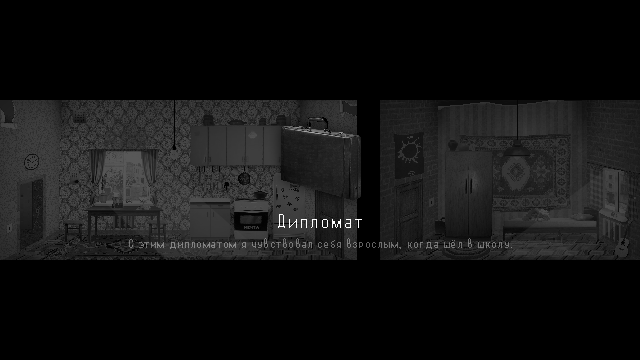
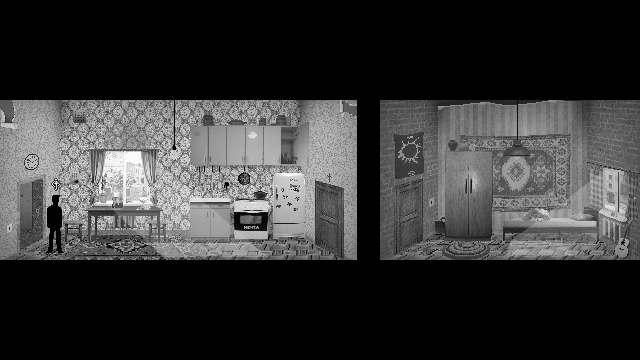
Comparing the layer stacks of the two 640×360 images. Changes:
added group "ЗНАКИ" with 4 layers above "ПРИМА" over 46, 178, 64, 253
added layer "вперёд" (65%) in group "ЗНАКИ" over 53, 180, 60, 190
added layer "глазз" (65%) in group "ЗНАКИ" over 51, 180, 61, 188
added layer "ЗНАК 111" in group "ЗНАКИ" over 54, 178, 58, 191
added layer "юра" in group "ЗНАКИ" over 46, 195, 64, 253
hid group "ДИАЛОМАТ" (6 layers) over 0, 100, 640, 260
